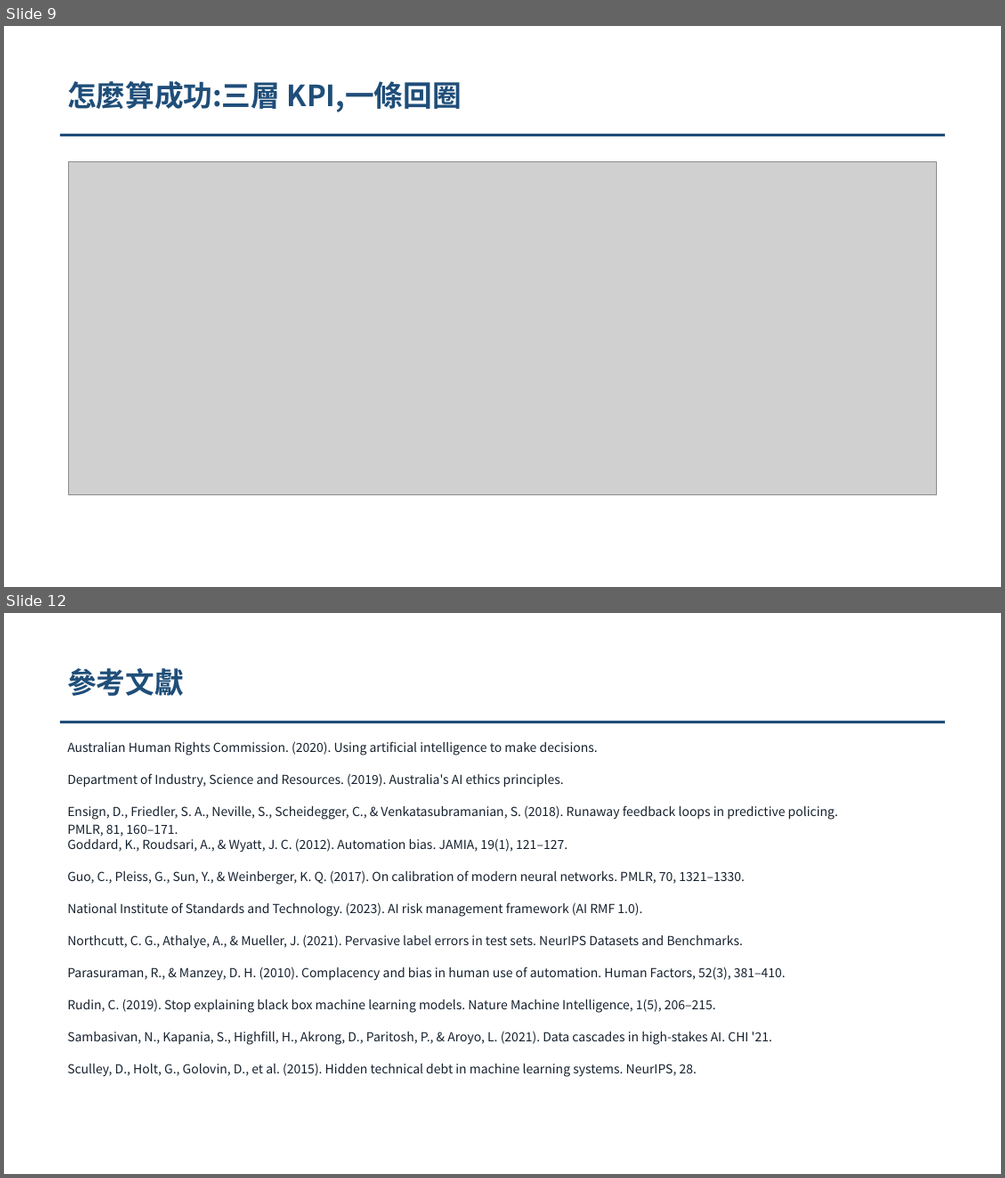
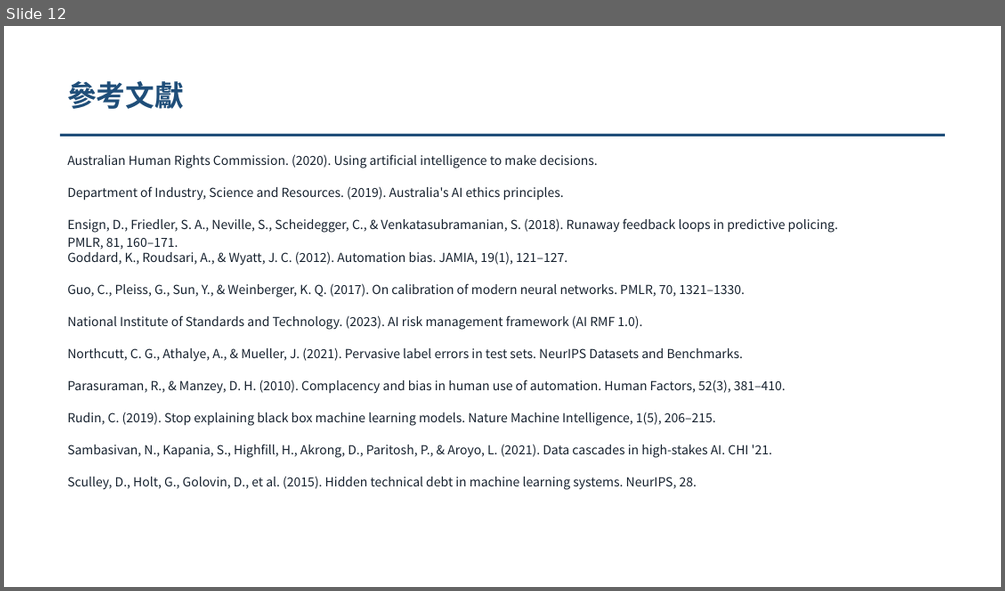
Before and after one commit to pokai-huang0828/UTS_workspace, a slide deck: Artificial Intelligence for Enterprises/Assessment3/Huang_26254793_421104_Assessment 3 (slim).pptx. Shown one above the other, each under a label of ours: slides 9 and 12 before the commit, slide 12 after it; the slides between them are not shown. The pictures are 1005x1178 and 1005x591 pixels, drawn with LibreOffice and Linux fonts; fonts in the diff are those of the drawing; grey boxes stand for pictures. Boxes give left, top, right and bottom in pixels: in the first picture for what was removed or moved away, otherwise in the second. Text is boxed around its words. In the diff, an @@ line names an element or a change of style, - is before the commit and + after.

```diff
--- a/Artificial Intelligence for Enterprises/Assessment3/Huang_26254793_421104_Assessment 3 (slim).pptx
+++ b/Artificial Intelligence for Enterprises/Assessment3/Huang_26254793_421104_Assessment 3 (slim).pptx
@@ slide 9 removed at (x1=4, y1=26, x2=1001, y2=587), background #FFFFFF @@
@@ text removed at (x1=67, y1=81, x2=461, y2=112) @@
-怎麼算成功:三層 KPI,一條回圈
@@ rectangle removed at (x1=60, y1=134, x2=945, y2=136) @@
@@ picture removed at (x1=69, y1=162, x2=937, y2=495) @@
```
Also in this commit, not shown: 7 slides changed, 4 slides added, 3 other slides removed, 2 other files.
